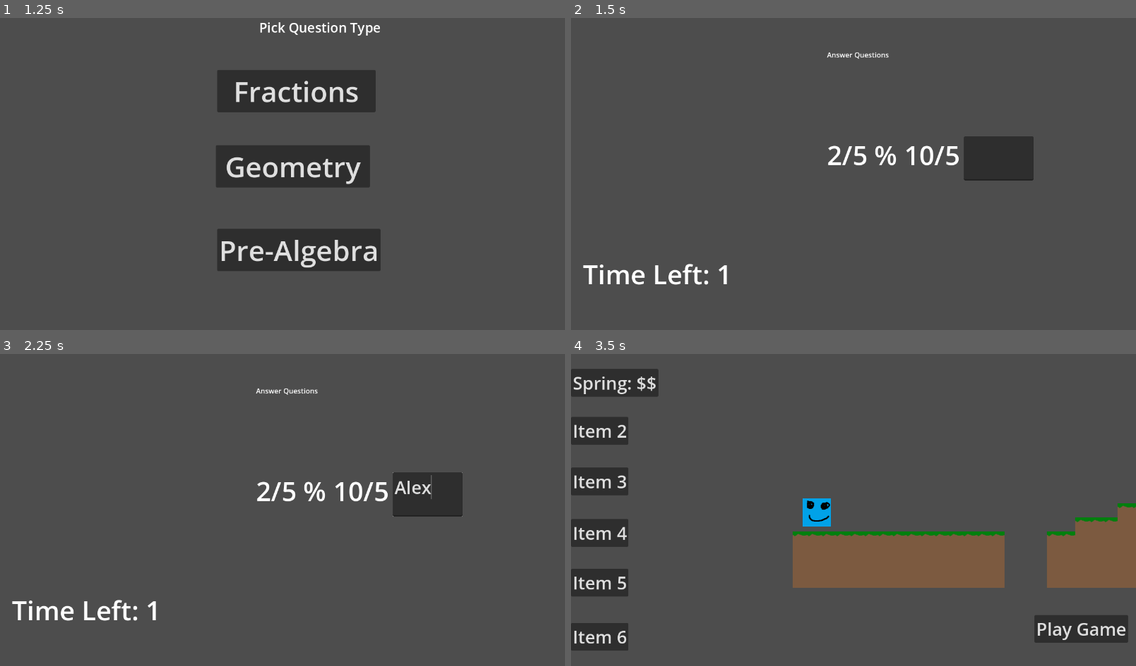
Above: before the commit, frames 1-4 (two rows, left to right).
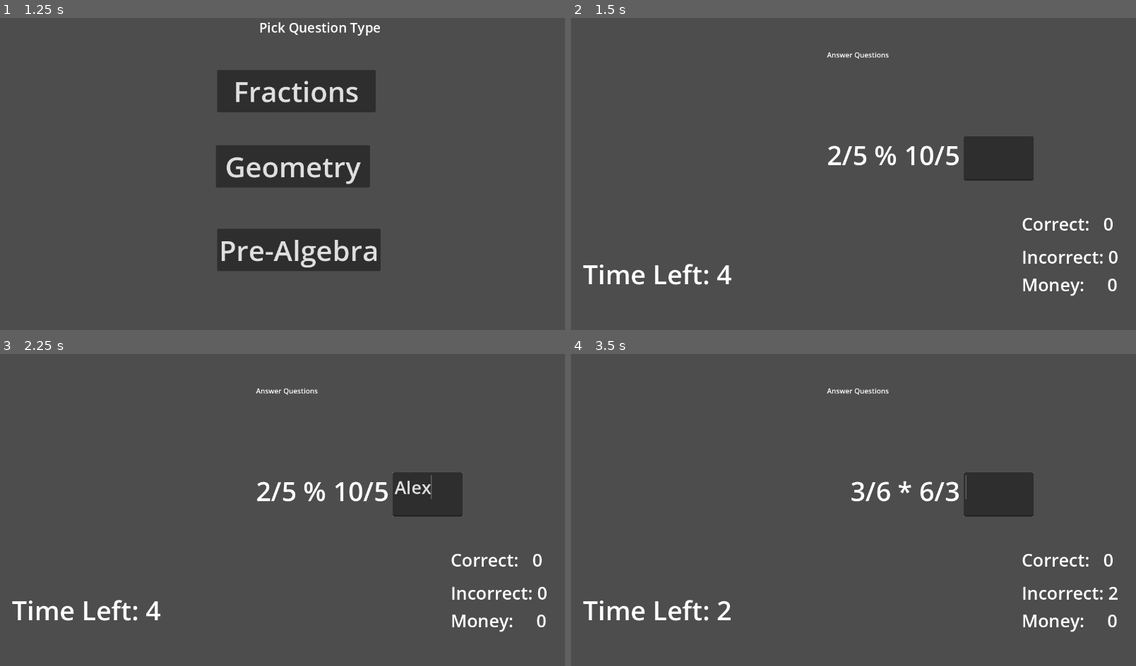
Above: after the commit, the same moments.

Repository: Super-Math-Maker/Super-Math-Maker
Game: Godot game, scene res://Scenes/Game.tscn
The game is run twice, just before and just after one commit, with the same random seed, the same clock (stepped at 60 frames per second) and the same inputs.
Inputs (mouse positions are in pixels of both pictures, inside the frame that each line leads up to):
- Up to frame 1 (1.25 s): click "Play Game" at 0.5 s
- Up to frame 2 (1.5 s): click "Fractions" at 1.25 s
- Up to frame 3 (2.25 s): click (429, 494) at 2.02 s; type "Alex" at 2.1 s
- Up to frame 4 (3.5 s): tap Enter (ui_accept) at 2.75, 3.02 s; move the mouse to (977, 497) at 2.77 s; hold Right (ui_right) from 2.78 s (still down); click (977, 497) at 2.92 s

Frame 1 is identical in both runs. In frame 2, 0.8% of the frame differs, in the area x 25-97%, y 64-90%; in frame 3, 0.8%; in frame 4, 21%, in the area x 0-100%, y 4-96%.

Commit message:
enemy, finished question + answers, fix shop bug

Diff:
--- a/Scenes/Assists/SpringScene.tscn
+++ b/Scenes/Assists/SpringScene.tscn
@@ -1,11 +1,21 @@
-[gd_scene load_steps=2 format=3 uid="uid://dtp73e06naqmx"]
+[gd_scene load_steps=3 format=3 uid="uid://dtp73e06naqmx"]
 
 [ext_resource type="Texture2D" uid="uid://ctci77ohqukxt" path="res://Images/Tilemap.png" id="1_gm0qq"]
 
+[sub_resource type="RectangleShape2D" id="RectangleShape2D_cndvs"]
+size = Vector2(64, 52)
+
 [node name="SpringScene" type="Node2D"]
 
-[node name="Sprite2D" type="Sprite2D" parent="."]
+[node name="StaticBody2D" type="StaticBody2D" parent="."]
+
+[node name="CollisionShape2D" type="CollisionShape2D" parent="StaticBody2D"]
+position = Vector2(-1, 4)
+shape = SubResource("RectangleShape2D_cndvs")
+
+[node name="Sprite2D" type="Sprite2D" parent="StaticBody2D"]
 position = Vector2(-1, -2)
+scale = Vector2(2, 2)
 texture = ExtResource("1_gm0qq")
 region_enabled = true
 region_rect = Rect2(64, 0, 32, 32)
--- /dev/null
+++ b/Scenes/Enemies/WalkerEnemyScene.tscn
@@ -0,0 +1,22 @@
+[gd_scene load_steps=4 format=3 uid="uid://6xq0ckuspxov"]
+
+[ext_resource type="Script" path="res://Scripts/WalkerEnemy.gd" id="1_32jdi"]
+[ext_resource type="Texture2D" uid="uid://ctci77ohqukxt" path="res://Images/Tilemap.png" id="1_m8kri"]
+
+[sub_resource type="RectangleShape2D" id="RectangleShape2D_ndf3x"]
+size = Vector2(32, 32)
+
+[node name="WalkerEnemyScene" type="Node2D"]
+script = ExtResource("1_32jdi")
+
+[node name="CharacterBody2D" type="CharacterBody2D" parent="."]
+
+[node name="CollisionShape2D" type="CollisionShape2D" parent="CharacterBody2D"]
+scale = Vector2(2, 2)
+shape = SubResource("RectangleShape2D_ndf3x")
+
+[node name="Sprite2D" type="Sprite2D" parent="CharacterBody2D"]
+scale = Vector2(2, 2)
+texture = ExtResource("1_m8kri")
+region_enabled = true
+region_rect = Rect2(96, 0, 32, 32)
--- a/Scenes/Level/Level1.tscn
+++ b/Scenes/Level/Level1.tscn
@@ -1,7 +1,8 @@
-[gd_scene load_steps=5 format=3 uid="uid://ctwdhtlvrhwgr"]
+[gd_scene load_steps=6 format=3 uid="uid://ctwdhtlvrhwgr"]
 
 [ext_resource type="Texture2D" uid="uid://ctci77ohqukxt" path="res://Images/Tilemap.png" id="1_vf68q"]
 [ext_resource type="PackedScene" uid="uid://2nosrf6gg5da" path="res://Scenes/Player.tscn" id="2_om02p"]
+[ext_resource type="PackedScene" uid="uid://6xq0ckuspxov" path="res://Scenes/Enemies/WalkerEnemyScene.tscn" id="3_tfa5t"]
 
 [sub_resource type="TileSetAtlasSource" id="TileSetAtlasSource_lykbg"]
 texture = ExtResource("1_vf68q")
@@ -215,3 +216,10 @@
 
 [node name="Player" parent="." instance=ExtResource("2_om02p")]
 position = Vector2(55, 565)
+
+[node name="WalkerEnemyScene" parent="." instance=ExtResource("3_tfa5t")]
+position = Vector2(1052, 509)
+
+[node name="WalkerEnemyScene2" parent="." instance=ExtResource("3_tfa5t")]
+position = Vector2(247, 567)
+direction = 1
--- a/Scenes/Menus/AnswerQuestion.tscn
+++ b/Scenes/Menus/AnswerQuestion.tscn
@@ -32,6 +32,33 @@
 text = "Question Text: "
 horizontal_alignment = 2
 
+[node name="CorrectLabel" type="Label" parent="."]
+unique_name_in_owner = true
+offset_left = 1021.0
+offset_top = 440.0
+offset_right = 1272.0
+offset_bottom = 526.0
+theme_override_font_sizes/font_size = 40
+text = "Correct: "
+
+[node name="Incorrect Label" type="Label" parent="."]
+unique_name_in_owner = true
+offset_left = 1021.0
+offset_top = 515.0
+offset_right = 1272.0
+offset_bottom = 601.0
+theme_override_font_sizes/font_size = 40
+text = "Incorrect: "
+
+[node name="MoneyLabel" type="Label" parent="."]
+unique_name_in_owner = true
+offset_left = 1021.0
+offset_top = 578.0
+offset_right = 1272.0
+offset_bottom = 664.0
+theme_override_font_sizes/font_size = 40
+text = "Money:"
+
 [node name="TextBox" type="TextEdit" parent="."]
 unique_name_in_owner = true
 offset_left = 890.0
--- a/Scripts/AnswerQuestion.gd
+++ b/Scripts/AnswerQuestion.gd
@@ -4,10 +4,16 @@
 @onready var timeLeftText =  %"Time Left Text"
 @onready var questionText = %"Question Text"
 @onready var textBox = %TextBox
+@onready var correctText = %CorrectLabel
+@onready var incorrectText = %"Incorrect Label"
+@onready var moneyText = %"MoneyLabel"
 
-const MAX_ANSWER_TIME = 2
+const MAX_ANSWER_TIME = 5
 var timeLeft = 0.0
 var currentQuestion = null
+var correct = 0
+var incorrect = 0
+var money = 0
 
 class Question:
 	var problem: String
@@ -18,11 +24,30 @@
 func _ready():
 	timeLeft = MAX_ANSWER_TIME
 	currentQuestion = _generateQuestion()
+	correct =0
+	money = 0
+	incorrect = 0
 	pass # Replace with function body.
 
+func _checkAnswer():
+	var yours = textBox.text.strip_edges(true,true)
+	var ansr = currentQuestion.answer.strip_edges(true,true)
+	return yours == ansr
 
 # Called every frame. 'delta' is the elapsed time since the previous frame.
 func _process(delta):
+	#Check for enter in text box
+	if ( Input.is_action_just_pressed("ui_text_newline")):
+		if _checkAnswer() == true:
+			print("Correct")
+			correct += 1
+		else:
+			incorrect +=1
+			print("Incorrect")
+
+		textBox.text = ""
+		currentQuestion = _generateQuestion()
+
 	timeLeft -= delta
 	_updateUI()
 	#currentQuestion = _generateQuestion()
@@ -33,6 +58,10 @@
 	timeLeftText.text = "Time Left: " + str(int(timeLeft))
 	if ( currentQuestion != null):
 		questionText.text = currentQuestion.problem
+
+	correctText.text = "Correct:   " + str(correct)
+	incorrectText.text =   "Incorrect: " + str(incorrect)
+	moneyText.text =       "Money:     " + str(money)
 
 func _generateQuestion():
 	if gm.qtype == gm.questionType.Q_FRACTION:
@@ -97,6 +126,10 @@
 	var y = roundf(randf_range(1,4))
 	var z = roundf(randf_range(1,16))
 
+	#Y should always be even to make divisions simpler
+	if int(y) % 2 != 0:
+		y+=1
+
 	#Either do xx + yy = zz
 	#or do     xx - yy = zz
 	var op = randi_range(0,1)
--- a/Scripts/GameManager.gd
+++ b/Scripts/GameManager.gd
@@ -35,6 +35,7 @@
 var player = null
 var qtype = questionType.Q_NONE
 var money = 0
+var placedAssists = []
 
 # Called when the node enters the scene tree for the first time.
 func _ready():
@@ -96,6 +97,7 @@
 func _startLevelEditor():
 	currentLevel = ImmediateLoadObject(level1Scene, self)
 	currentMenuObj = ImmediateLoadObject(levelEditorScene,camera)
+	player = currentLevel.find_child("Player")
 	pass
 
 func _StartGame():
--- a/Scripts/LevelEditorScene.gd
+++ b/Scripts/LevelEditorScene.gd
@@ -3,8 +3,14 @@
 @onready var gm = get_node("/root/GameManager")
 @onready var itemButtons = [$Spring, $Item2, $Item3, $Item4, $Item5, $Item6]
 @onready var playButton = $"Play Game"
+
+@onready var springScene = "res://Scenes/Assists/SpringScene.tscn"
+
+var holdingItem = null
+
 # Called when the node enters the scene tree for the first time.
 func _ready():
+	holdingItem = null
 	playButton.pressed.connect(_playGame)
 	itemButtons[0].pressed.connect(_buySpring)
 	pass # Replace with function body.
@@ -14,7 +20,29 @@
 
 # Called every frame. 'delta' is the elapsed time since the previous frame.
 func _process(delta):
-	pass
+	if holdingItem == null:
+		return
+
+	#Snap to the 64x64 grid
+	var mp = get_local_mouse_position()
+	mp.x = int(mp.x) / int(32)
+	mp.y = int(mp.y) / int(32)
+	mp.x *= 32
+	mp.y *= 32
+	mp.y -= 16 #Offset sprite center so ground touches bottom
+	holdingItem.position = mp
+	if Input.is_mouse_button_pressed(MOUSE_BUTTON_LEFT):
+		holdingItem.reparent(gm)
+		gm.placedAssists.append(holdingItem)
+		holdingItem = null
+		pass
+
+	#Right mouse cancels
+	if Input.is_mouse_button_pressed(MOUSE_BUTTON_RIGHT):
+		remove_child(holdingItem)
+		holdingItem = null
+		pass
 
 func _buySpring():
+	holdingItem = gm.ImmediateLoadObject(springScene,self)
 	pass
--- /dev/null
+++ b/Scripts/WalkerEnemy.gd
@@ -0,0 +1,28 @@
+extends Node
+
+@onready var gm = get_node("/root/GameManager")
+@onready var cb = $CharacterBody2D
+
+var shouldWalkOffEdges = true
+var health = 1
+var walkSpeed = 100
+var gravity = ProjectSettings.get_setting("physics/2d/default_gravity")
+@export var direction = -1 #-1 = left 1 = right (just mult velocity)
+
+# Called when the node enters the scene tree for the first time.
+func _ready():
+	pass # Replace with function body.
+
+
+# Called every frame. 'delta' is the elapsed time since the previous frame.
+func _process(delta):
+	if gm.state != gm.gameState.STATE_GAMEPLAY:
+		return
+
+	# Add the gravity.
+	if not cb.is_on_floor():
+		cb.velocity.y += gravity * delta
+
+	cb.velocity.x = walkSpeed * direction
+
+	cb.move_and_slide()
Binary file changed: Images/Tilemap.png
Not shown, changed: Readme.md
Not shown, added: Scenes/Enemies/Wal2969.tmp
Not shown, added: Scenes/Enemies/Wal4AFD.tmp
Not shown, added: Scenes/Enemies/Wal585B.tmp
Not shown, added: Scenes/Enemies/Wal5889.tmp
Not shown, added: Scenes/Enemies/Wal62CA.tmp
Not shown, added: Scenes/Enemies/Wal7689.tmp
Not shown, added: Scenes/Enemies/Wal9EC1.tmp
